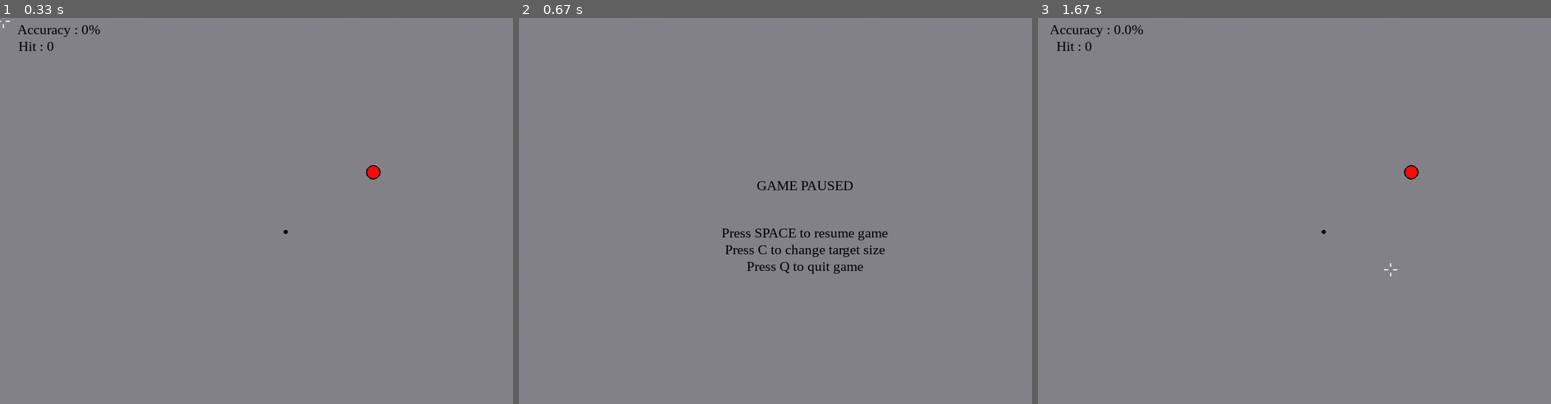
Above: before the commit, frames 1-3 (left to right).
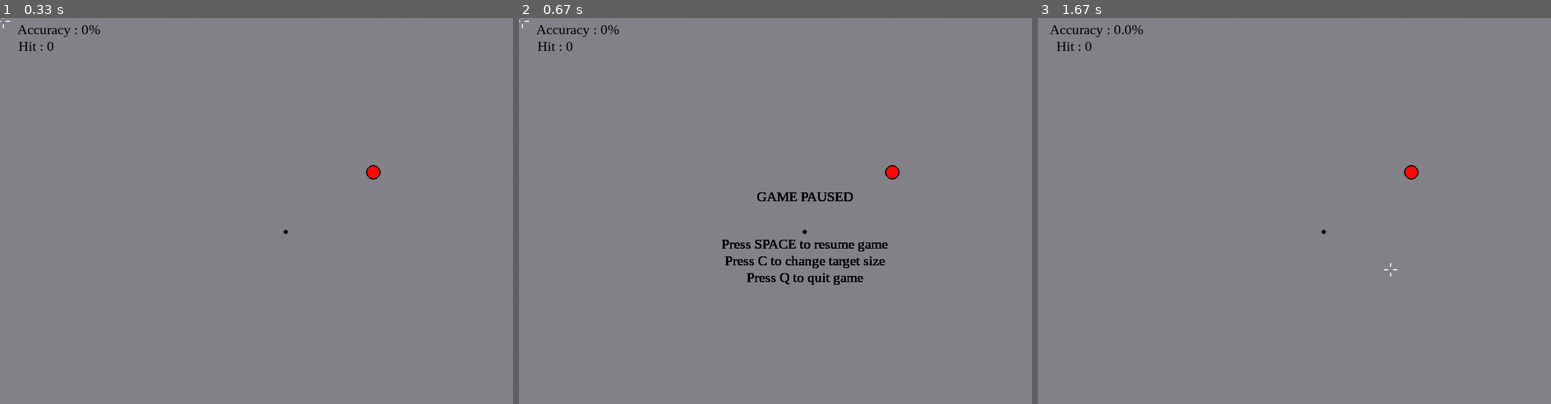
Above: after the commit, the same moments.

Repository: keiton-lab/aim_trainer_pygame
Game: pygame game, started from aim_trainer.py
Two runs of this game, one before a commit and one after it. Both use one fixed random seed, a clock stepped at 60 frames per second and the inputs below.
Inputs (mouse positions are in pixels of both pictures, inside the frame that each line leads up to):
- Up to frame 1 (0.33 s): no input
- Up to frame 2 (0.67 s): tap Space at 0.33 s
- Up to frame 3 (1.67 s): tap Space at 0.73, 1.03, 1.23 s; move the mouse to (1145, 168) at 1.2 s; click (1391, 268) at 1.55 s

Frame 1 is identical in both runs. In frame 2, 2.4% of the frame differs, in the area x 0-75%, y 0-70%; in frame 3, nothing differs.

Commit message:
update game funciton, added crosshairsize_change

Diff:
--- a/aim_trainer.py
+++ b/aim_trainer.py
@@ -119,7 +119,6 @@
         # adding a paused function into the game
         paused = True
         while paused:
-            screen.fill((133, 132, 138))
             # capturing all the event during paused
             for event in pygame.event.get():
                 if event.type == pygame.QUIT:
@@ -146,10 +145,10 @@
             text_surf_3 = font.render(text_3, True, (0, 0, 0))
             text_surf_4 = font.render(text_4, True, (0, 0, 0))
 
-            text_rect_1 = text_surf_1.get_rect(center=(512, 300))
-            text_rect_2 = text_surf_2.get_rect(center=(512, 385))
-            text_rect_3 = text_surf_3.get_rect(center=(512, 415))
-            text_rect_4 = text_surf_4.get_rect(center=(512, 445))
+            text_rect_1 = text_surf_1.get_rect(center=(512, 320))
+            text_rect_2 = text_surf_2.get_rect(center=(512, 405))
+            text_rect_3 = text_surf_3.get_rect(center=(512, 435))
+            text_rect_4 = text_surf_4.get_rect(center=(512, 465))
 
             screen.blit(text_surf_1, text_rect_1)
             screen.blit(text_surf_2, text_rect_2)
Binary file changed: screen_shots/screenshot_1.png
Binary file changed: screen_shots/screenshot_2.png
Binary file changed: screen_shots/screenshot_3.png
Binary file changed: screen_shots/screenshot_4.png
Binary file added: screen_shots/screenshot_5.png
Binary file added: screen_shots/screenshot_6.png
Binary file added: screen_shots/screenshot_7.png
